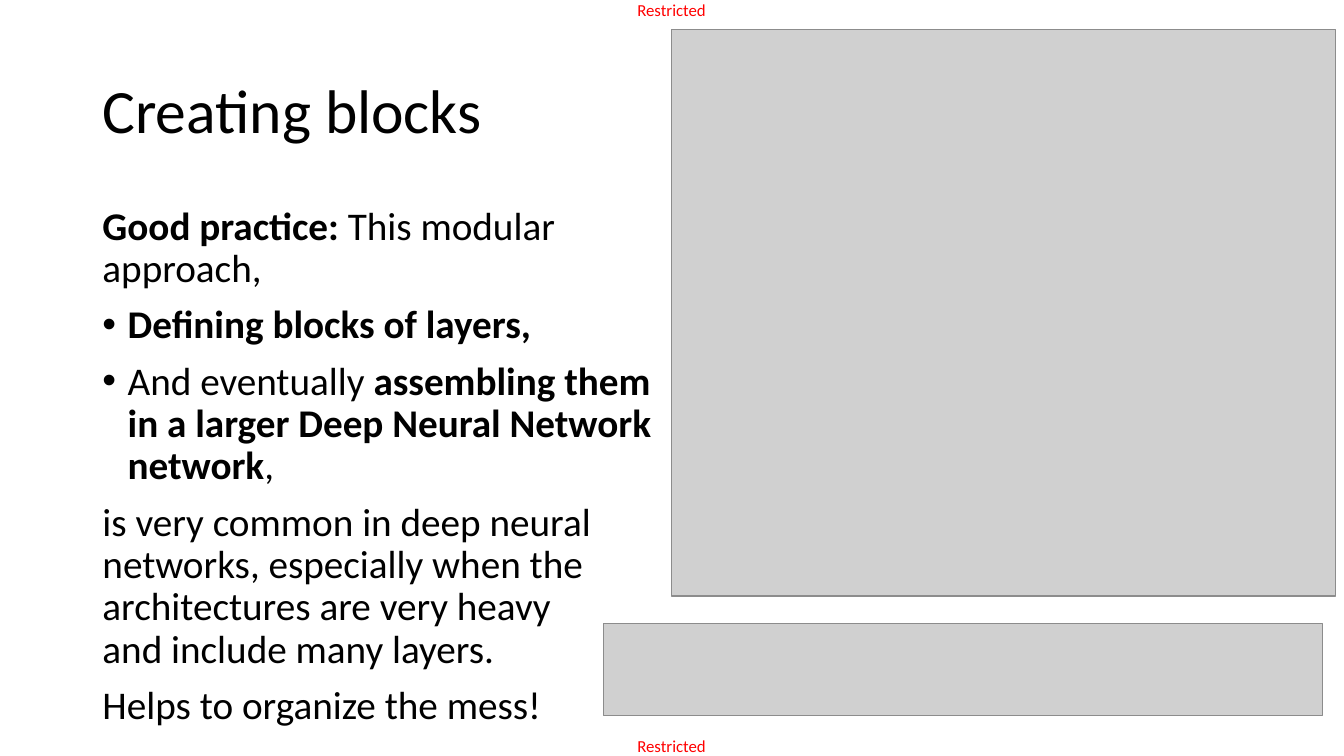
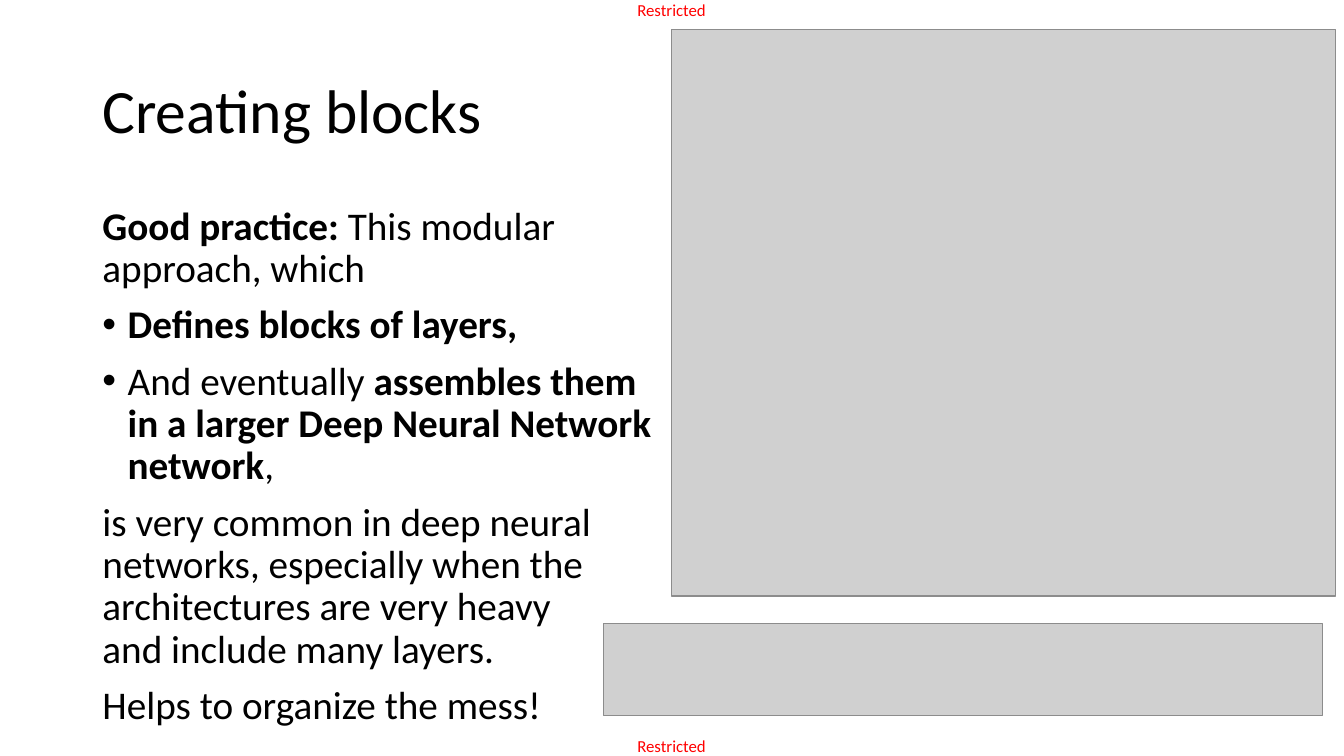
Before and after one commit to matthieudemari/SUTD_DL_50_039, a slide deck: slide 47 of W3/3. W3S3 final/W3S3.pptx. Drawn at 1344x756 pixels with LibreOffice and Linux fonts; fonts in the diff are those of the drawing; grey boxes stand for pictures. Boxes give left, top, right and bottom in pixels: in the first picture for what was removed or moved away, otherwise in the second. Text is boxed around its words. In the diff, an @@ line names an element or a change of style, - is before the commit and + after.

```diff
--- a/W3/3. W3S3 final/W3S3.pptx
+++ b/W3/3. W3S3 final/W3S3.pptx
@@ text at (102, 212, 651, 484): text changed @@
-Good practice: This modular approach,
-• Defining blocks of layers,
-• And eventually assembling them in a larger Deep Neural Network network,
+Good practice: This modular approach, which
+• Defines blocks of layers,
+• And eventually assembles them in a larger Deep Neural Network network,
```
Also in this commit, not shown: 1 other slide changed, 10 other files.
